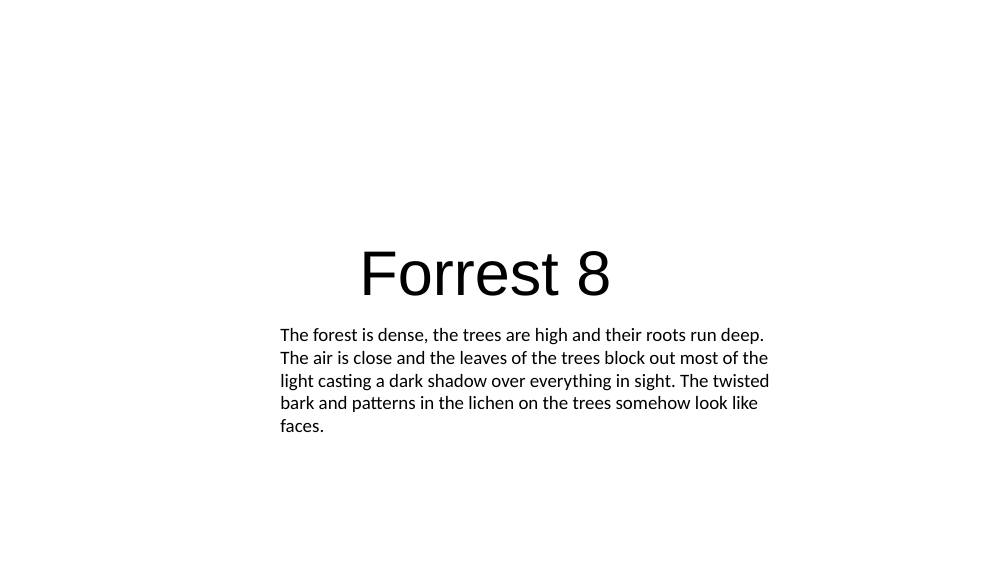
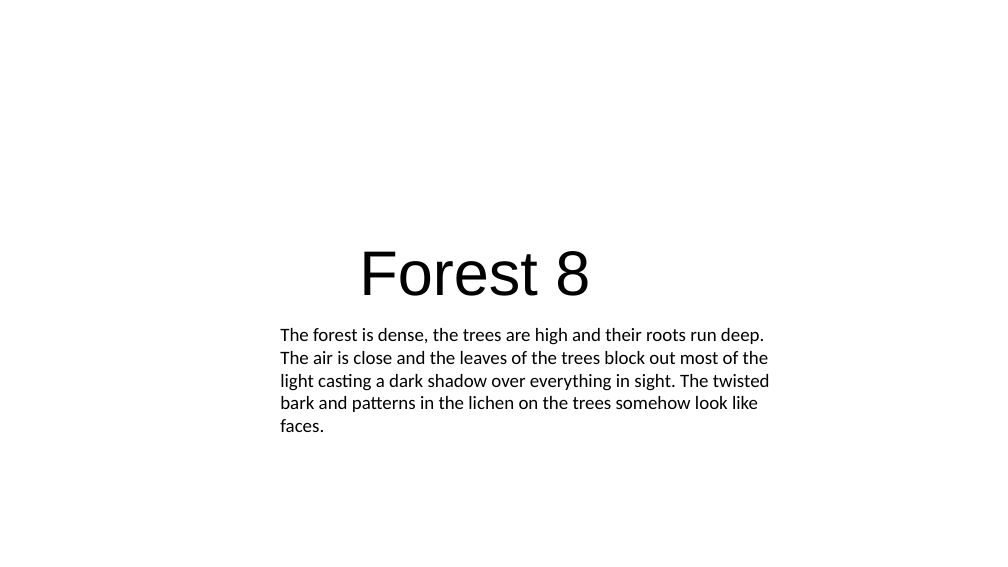
Before and after one commit to DSayers21/TextEngine, a slide deck: slide 23 of GroudLevelMap.pptx. Drawn at 1008x567 pixels with LibreOffice and Linux fonts; fonts in the diff are those of the drawing. Boxes give left, top, right and bottom in pixels: in the first picture for what was removed or moved away, otherwise in the second. Text is boxed around its words. In the diff, an @@ line names an element or a change of style, - is before the commit and + after.

```diff
--- a/GroudLevelMap.pptx
+++ b/GroudLevelMap.pptx
@@ text at [359, 251, 590, 296]: text changed @@
-Forrest 8
+Forest 8
```
Also in this commit, not shown: 3 other slides changed, 6 other files.
